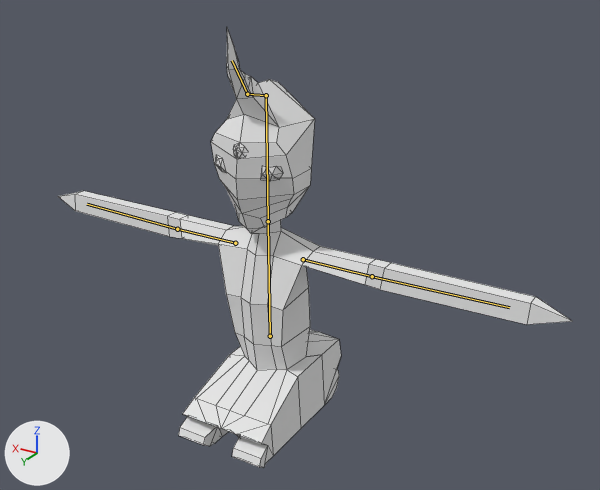
One commit to the Blender file Models/GlucoseMonster.blend: the scene before it, then after it.
Rendered twice from a camera (50 mm lens) standing at (-5.47, 8.24, 4.48) and looking at (-0.76, 0.37, 0.55). Every picture has the same lights, and +X, +Y and +Z are marked at lower left. The bones that bend it are drawn over the model as lines. Mesh edges are drawn as thin lines.
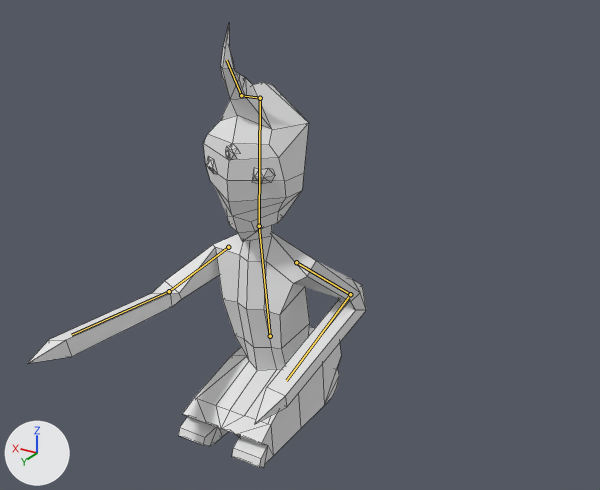
The newer file adds an action. The first version stands in its rest pose; the second is drawn at frame 20 of the action 'Attack'.

Boxes [x1, y1, x2, y2] around the edits, measured in the pictures (600 x 490 px):
'Cube', posed (34% narrower)
    before: [58, 28, 572, 468]
    after: [28, 25, 366, 468]
bone 'Spine', root to tip
    before: (270, 336) to (268, 221)
    after: (270, 336) to (259, 226)
bone 'Head', root to tip
    before: (268, 221) to (266, 95)
    after: (259, 226) to (260, 98)
bone 'Arm.L', root to tip
    before: (235, 243) to (177, 229)
    after: (228, 247) to (169, 291)
bone 'Arm.L.001', root to tip
    before: (177, 229) to (87, 204)
    after: (169, 291) to (71, 335)
bone 'Arm.R', root to tip
    before: (303, 259) to (372, 276)
    after: (296, 262) to (350, 294)
bone 'Arm.R.001', root to tip
    before: (372, 276) to (509, 307)
    after: (350, 294) to (286, 380)

The edits, one by one:
Bone 'Spine' (bone_spine) turns from (0, 0, 0) to (-6, 0, -1) degrees about its own x, y and z.
Bone 'Head' (bone_head) turns from (0, 0, 0) to (8, -1, 1) degrees about its own x, y and z.
Bone 'Arm.L' (bone_arm_l) turns from (0, 0, 0) to (-61, 13, -61) degrees about its own x, y and z.
Bone 'Arm.L.001' (bone_arm_l_001) turns from (0, 0, 0) to (-10, 37, 34) degrees about its own x, y and z.
Bone 'Arm.R' (bone_arm_r) turns from (0, 0, 0) to (59, 49, 107) degrees about its own x, y and z.
Bone 'Arm.R.001' (bone_arm_r_001) turns from (0, 0, 0) to (-52, 2, 133) degrees about its own x, y and z.
